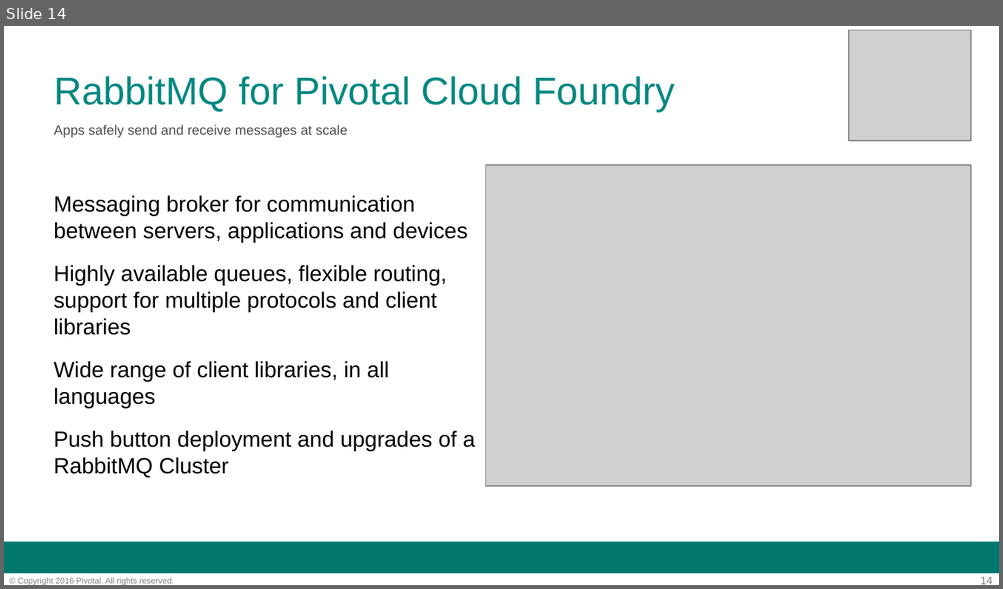
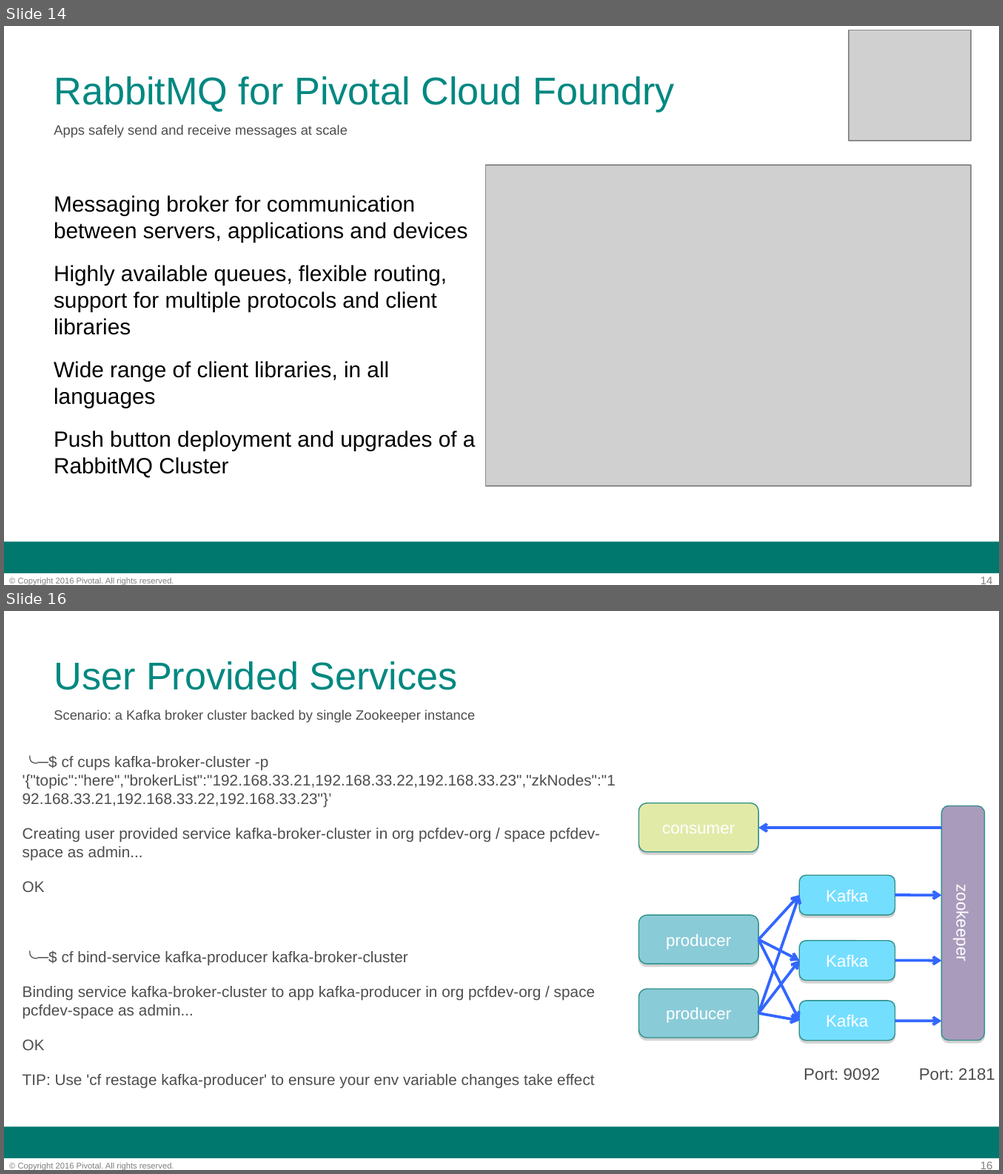
Before and after one commit to phopper-pivotal/PCF-Workshop, a slide deck: PCF-Workshop-Developer/slides/02-Dev_Workshop-Services_Overview.ppt. Shown one above the other, each under a label of ours: slide 14 before the commit, slides 14 and 16 after it; the slides between them are not shown. The pictures are 1003x589 and 1003x1174 pixels, drawn with LibreOffice and Linux fonts; fonts in the diff are those of the drawing; grey boxes stand for pictures; background and template pictures are left out. Boxes give left, top, right and bottom in pixels: in the first picture for what was removed or moved away, otherwise in the second. Text is boxed around its words. In the diff, an @@ line names an element or a change of style, - is before the commit and + after.

Commit message:
updates to slides

```diff
--- a/PCF-Workshop-Developer/slides/02-Dev_Workshop-Services_Overview.ppt
+++ b/PCF-Workshop-Developer/slides/02-Dev_Workshop-Services_Overview.ppt
@@ slide 16 added at bbox=[4, 611, 999, 1170], background #FFFFFF; not listed: 3 template elements that a slide beside it also shows @@
@@ title added at bbox=[54, 661, 458, 690], 28 pt, text #008881 @@
+User Provided Services
@@ text added at bbox=[54, 709, 475, 723], 9.8 pt, text #4D4D4D @@
+Scenario: a Kafka broker cluster backed by single Zookeeper instance
@@ text added at bbox=[22, 756, 615, 1089], 11.1 pt, text #4D4D4D @@
+╰─$ cf cups kafka-broker-cluster -p '{"topic":"here","brokerList":"192.168.33.21,192.168.33.22,192.168.33.23","zkNodes":"192.168.33.21,192.168.33.22,192.168.33.23"}’
+Creating user provided service kafka-broker-cluster in org pcfdev-org / space pcfdev-space as admin...
+OK
+╰─$ cf bind-service kafka-producer kafka-broker-cluster
+Binding service kafka-broker-cluster to app kafka-producer in org pcfdev-org / space pcfdev-space as admin...
+OK
+TIP: Use 'cf restage kafka-producer' to ensure your env variable changes take effect
@@ group added at bbox=[638, 803, 995, 1080]: 10 arrows, 7 rounded rectangles, 2 texts @@
+zookeeper
+Kafka
+Kafka
+Kafka
+consumer
+producer
+producer
+Port: 9092
+Port: 2181
```
Also in this commit, not shown: 1 other slide added, 1 slide removed, 2 other files.
